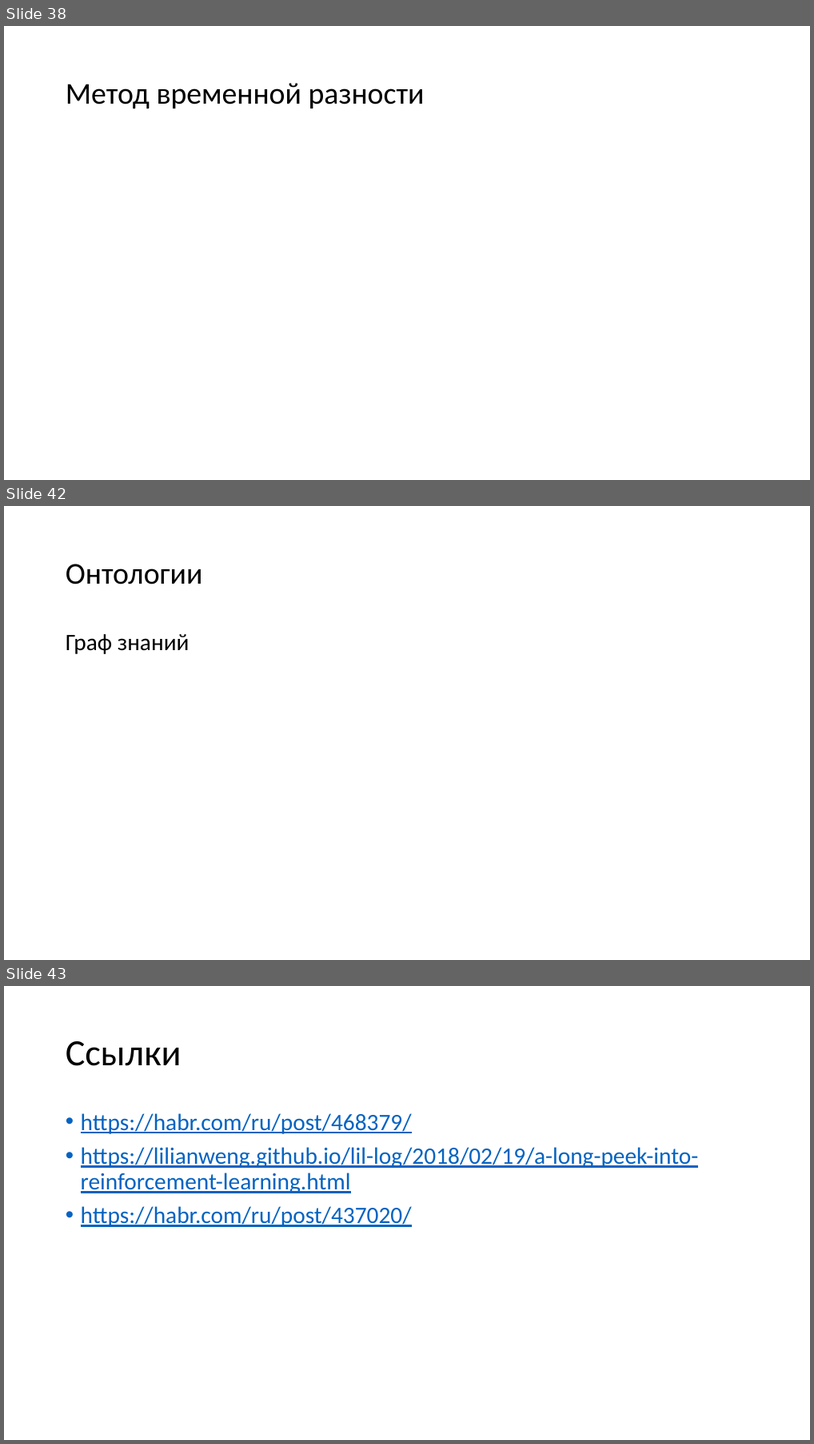
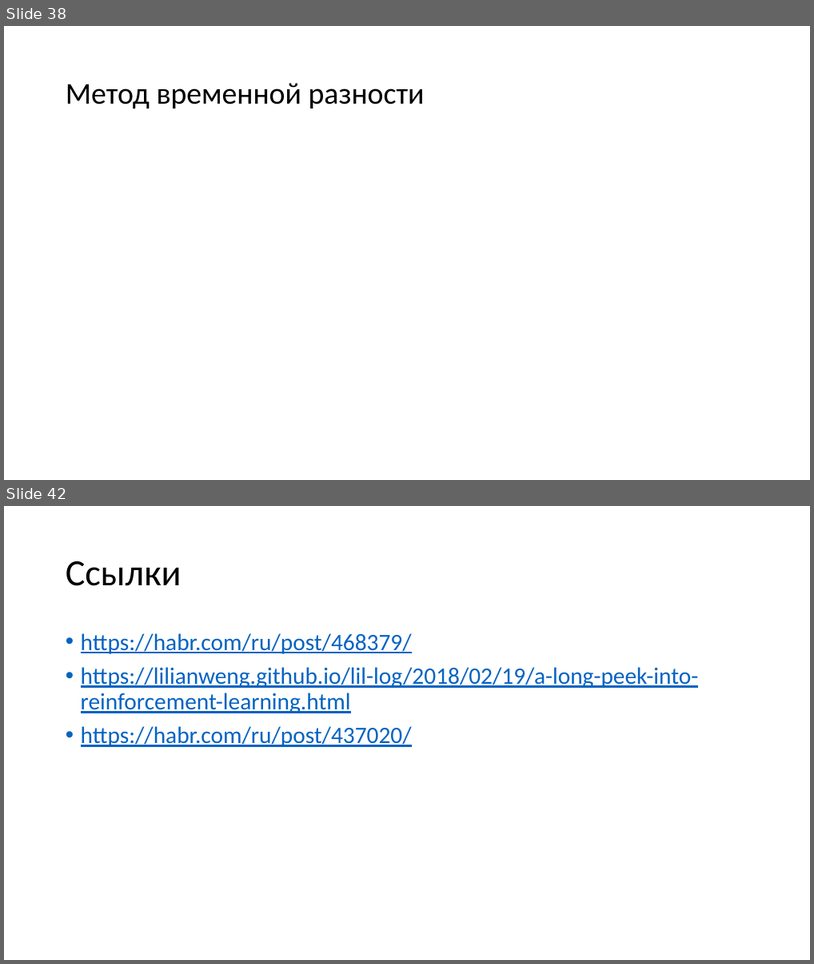
Before and after one commit to mosalov/AI_main_lectures, a slide deck: Лекция 14 19_05_2021.pptx. Shown one above the other, each under a label of ours: slides 38, 42 and 43 before the commit, slides 38 and 42 after it; the slides between them are not shown. The pictures are 814x1444 and 814x964 pixels, drawn with LibreOffice and Linux fonts; fonts in the diff are those of the drawing; grey boxes stand for pictures. Boxes give left, top, right and bottom in pixels: in the first picture for what was removed or moved away, otherwise in the second. Text is boxed around its words. In the diff, an @@ line names an element or a change of style, - is before the commit and + after.

```diff
--- a/Лекция 14 19_05_2021.pptx
+++ b/Лекция 14 19_05_2021.pptx
@@ slide 42 removed at [4,506,810,960], background #FFFFFF @@
@@ title removed at [66,564,203,584] @@
-Онтологии
@@ text removed at [66,634,190,654] @@
-Граф знаний
@@ what was slide 43 is now slide 42 @@
```
Also in this commit, not shown: 4 slides changed, 8 slides added, 2 other slides removed, 2 other files.
